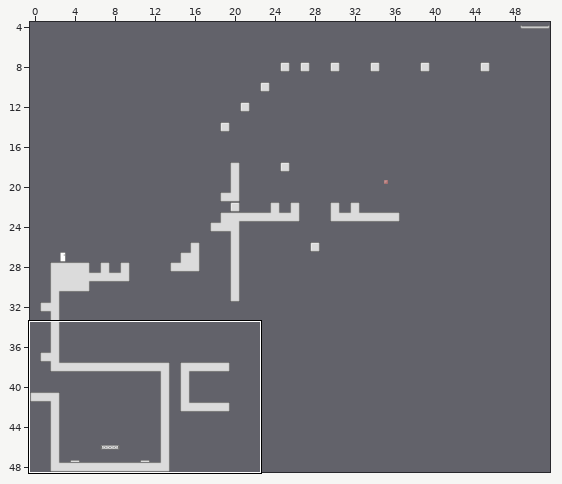
Two states of a Tiled map, android/assets/world_1/room_2_tile_map.tmx. Above, an overview of the earlier version with the close-up marked.
Close-up. Earlier state:
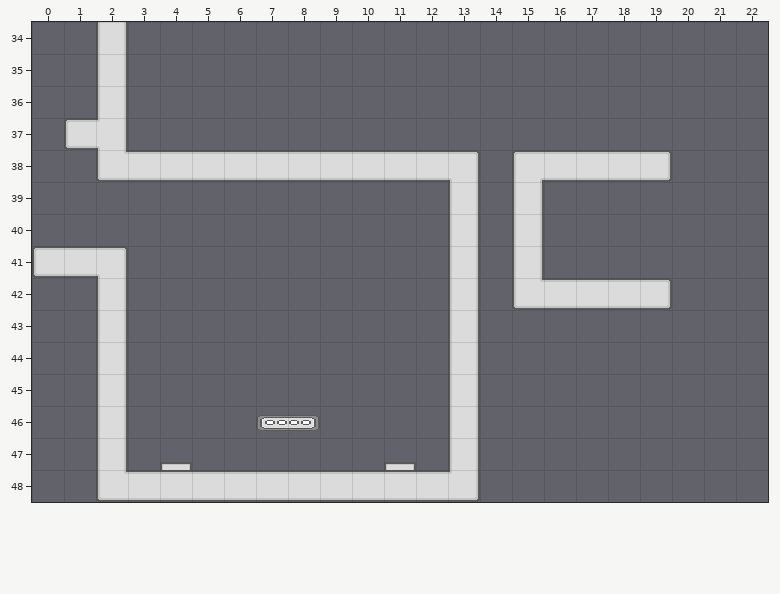
Cells are 64x64 px. Shown: x 0..22, y 34..48.
The result:
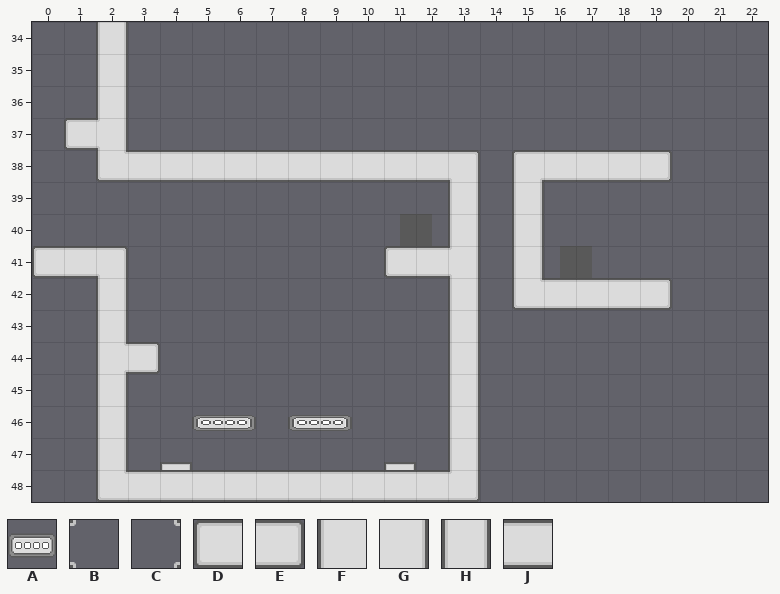
Key: from "entities": A 2; from "tiles_1": B 42, C 43, D 45, E 46, F 105, G 106, H 135, J 136.
_ is an empty cell.
Objects are placed by their top-left corner, in cells (3,4 is the top-left corner of cell 3,4); size is 1x1 cell unless given.
Changes in this commit:
Layer "Normal":
y 41: x 11..13 __H -> DJG
y 44: x 2..3 H_ -> FE
Layer "Entities":
added: A "p2" at 5,46 size 2x1
Layer "Foreground":
y 41: x 13 _ -> B
y 44: x 2 _ -> C
Layer "Bodies":
changed: A "p1" at 7,46 size 2x1 -> A "p1" at 8,46 size 2x1
